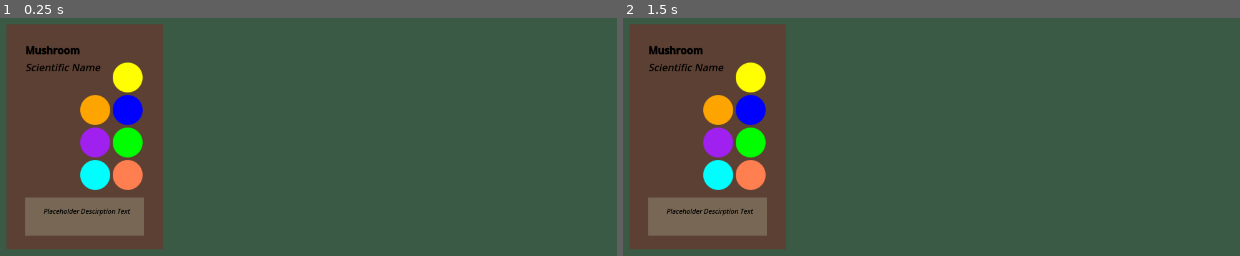
Above: before the commit, frames 1-2 (left to right).
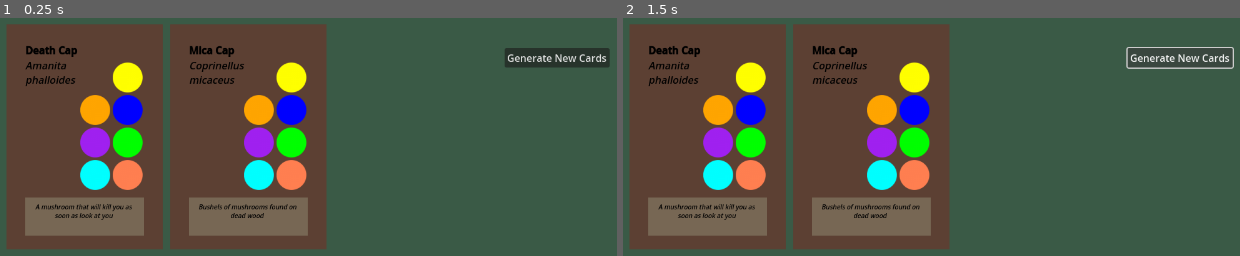
Above: after the commit, the same moments.

Repository: cyschneck/enoki-dokie
Game: Godot game, scene res://scenes/main.tscn
Two runs of this game, one before a commit and one after it. Both use one fixed random seed, a clock stepped at 60 frames per second and the inputs below.
Inputs (mouse positions are in pixels of both pictures, inside the frame that each line leads up to):
- Up to frame 1 (0.25 s): no input
- Up to frame 2 (1.5 s): click (1178, 58) at 0.5 s, where only the run after the commit has a clickable "Generate New Cards"; click (1178, 58) at 1.25 s, where only the run after the commit has a clickable "Generate New Cards"

The runs differ from the first frame. In frame 1, 26% of the frame differs, in the area x 4-99%, y 2-98%; in frame 2, 25%.

Commit message:
mushroom data from json

Diff:
--- /dev/null
+++ b/enoki-dokie/data/mushroom_data.json
@@ -0,0 +1,86 @@
+{
+  "1": {
+	"common name": "mica cap",
+	"scientific name": "coprinellus micaceus",
+	"hymenium type": "gills",
+	"cap shape": "campanulate",
+	"gill type": "adnexed",
+	"stipe type": "bare",
+	"spore color": "black",
+	"ecological type": "saprotrophic",
+	"edible": "edible",
+	"description": "bushels of mushrooms found on dead wood"
+  },
+  "2": {
+	"common name": "fly agaric",
+	"scientific name": "amanita muscaria",
+	"hymenium type": "gills",
+	"cap shape": "flat",
+	"gill type": "free",
+	"stipe type": "ring_volva",
+	"spore color": "white",
+	"ecological type": "mycorrhizal",
+	"edible": "poisonous/psychoactive",
+	"description": "iconic spotted red capped mushroom found in dead wood"
+  },
+  "3": {
+	"common name": "death cap",
+	"scientific name": "amanita phalloides",
+	"hymenium type": "gills",
+	"cap shape": "convex",
+	"gill type": "free",
+	"stipe type": "ring and volva",
+	"spore color": "white",
+	"ecological type": "mycorrhizal",
+	"edible": "deadly",
+	"description": "a mushroom that will kill you as soon as look at you"
+  },
+  "4": {
+	"common name": "velvet foot",
+	"scientific name": "flammulina velutipes",
+	"hymenium type": "gills",
+	"cap shape": "convex",
+	"gill type": "adnate",
+	"stipe type": "bare",
+	"spore color": "white",
+	"ecological type": "saprotrophic",
+	"edible": "choice",
+	"description": "a delicious forest snack which grows in dead trees"
+  },
+  "5": {
+	"common name": "birch polypore",
+	"scientific name": "fomitopsis betulina",
+	"hymenium type": "pores",
+	"cap shape": "none",
+	"gill type": "decurrent",
+	"stipe type": "none",
+	"spore color": "white",
+	"ecological type": "parasitic",
+	"edible": "inedible",
+	"description": "hardy winter over mushroom growing out of birch trees"
+  },
+  "6": {
+	"common name": "jack o'latern",
+	"scientific name": "omphalotus olearius",
+	"hymenium type": "gills",
+	"cap shape": "infundibuliform",
+	"gill type": "decurrent",
+	"stipe type": "bare",
+	"spore color": "yellow",
+	"ecological type": "saprotrophic",
+	"edible": "poisonous",
+	"description": "emits a bioluminescent glow visible known as foxfire"
+  },
+  "7": {
+	"common name": "dryad's saddle",
+	"scientific name": "cerioporus squamosus",
+	"hymenium type": "pores",
+	"cap shape": "depressed",
+	"gill type": "decurrent",
+	"stipe type": "bare",
+	"spore color": "white",
+	"ecological type": "saprotrophic",
+	"edible": "edible",
+	"description": "a large wood hungry mushroom"
+  }
+}
--- a/enoki-dokie/scenes/card.tscn
+++ b/enoki-dokie/scenes/card.tscn
@@ -10,6 +10,30 @@
 offset_right = 250.0
 offset_bottom = 360.0
 color = Color(0.360784, 0.25098, 0.2, 1)
+
+[node name="CommonName" type="RichTextLabel" parent="BackgroundColor"]
+unique_name_in_owner = true
+layout_mode = 2
+offset_left = 30.0
+offset_top = 30.0
+offset_right = 220.0
+offset_bottom = 53.0
+theme_override_colors/default_color = Color(0, 0, 0, 1)
+bbcode_enabled = true
+text = "[b]Test Test Name[/b]"
+fit_content = true
+
+[node name="ScienceName" type="RichTextLabel" parent="BackgroundColor"]
+unique_name_in_owner = true
+layout_mode = 2
+offset_left = 30.0
+offset_top = 54.0
+offset_right = 160.0
+offset_bottom = 77.0
+theme_override_colors/default_color = Color(0, 0, 0, 1)
+bbcode_enabled = true
+text = "[i]Scientific Test[/i]"
+fit_content = true
 
 [node name="MushroomItems" type="GridContainer" parent="BackgroundColor"]
 unique_name_in_owner = true
@@ -56,37 +80,6 @@
 layout_mode = 2
 texture = ExtResource("1_mrost")
 
-[node name="MarginContainer" type="MarginContainer" parent="BackgroundColor"]
-layout_mode = 1
-anchors_preset = 15
-anchor_right = 1.0
-anchor_bottom = 1.0
-grow_horizontal = 2
-grow_vertical = 2
-theme_override_constants/margin_left = 30
-theme_override_constants/margin_top = 30
-theme_override_constants/margin_right = 30
-theme_override_constants/margin_bottom = 30
-
-[node name="VBoxContainer" type="VBoxContainer" parent="BackgroundColor/MarginContainer"]
-layout_mode = 2
-
-[node name="MushroomName" type="RichTextLabel" parent="BackgroundColor/MarginContainer/VBoxContainer"]
-unique_name_in_owner = true
-layout_mode = 2
-theme_override_colors/default_color = Color(0, 0, 0, 1)
-bbcode_enabled = true
-text = "[b]Test Test Name[/b]"
-fit_content = true
-
-[node name="ScienceName" type="RichTextLabel" parent="BackgroundColor/MarginContainer/VBoxContainer"]
-unique_name_in_owner = true
-layout_mode = 2
-theme_override_colors/default_color = Color(0, 0, 0, 1)
-bbcode_enabled = true
-text = "[i]Scientific Test[/i]"
-fit_content = true
-
 [node name="ColorRect" type="ColorRect" parent="BackgroundColor"]
 layout_mode = 2
 anchor_left = 0.12
@@ -99,13 +92,16 @@
 metadata/_edit_use_anchors_ = true
 
 [node name="Description" type="RichTextLabel" parent="BackgroundColor/ColorRect"]
+unique_name_in_owner = true
 layout_mode = 1
 anchors_preset = 14
 anchor_top = 0.5
 anchor_right = 1.0
 anchor_bottom = 0.5
-offset_top = -23.0
-offset_bottom = 23.0
+offset_left = 7.0
+offset_top = -22.5001
+offset_right = -10.0
+offset_bottom = 23.4999
 grow_horizontal = 2
 grow_vertical = 2
 theme_override_colors/default_color = Color(0, 0, 0, 1)
--- a/enoki-dokie/scenes/main.tscn
+++ b/enoki-dokie/scenes/main.tscn
@@ -1,9 +1,15 @@
-[gd_scene load_steps=2 format=3 uid="uid://b8fivjwhsyau0"]
+[gd_scene load_steps=4 format=3 uid="uid://b8fivjwhsyau0"]
 
 [ext_resource type="PackedScene" uid="uid://bekpntneif28c" path="res://scenes/card.tscn" id="1_6cfgi"]
+[ext_resource type="Script" path="res://scripts/card_manager.gd" id="1_xhe5c"]
+[ext_resource type="Script" path="res://scripts/test_button.gd" id="2_xmf1o"]
 
 [node name="Main" type="Node2D"]
 metadata/_edit_lock_ = true
+
+[node name="CardManager" type="Node" parent="."]
+unique_name_in_owner = true
+script = ExtResource("1_xhe5c")
 
 [node name="Background" type="ColorRect" parent="."]
 offset_right = 1280.0
@@ -11,5 +17,32 @@
 color = Color(0.228734, 0.353555, 0.275762, 1)
 metadata/_edit_lock_ = true
 
-[node name="Card" parent="." instance=ExtResource("1_6cfgi")]
+[node name="Button" type="Button" parent="."]
+offset_left = 1001.0
+offset_top = 325.0
+offset_right = 1009.0
+offset_bottom = 333.0
+text = "Generate New Cards"
+script = ExtResource("2_xmf1o")
+
+[node name="DeathCap" parent="." instance=ExtResource("1_6cfgi")]
 position = Vector2(204, 287)
+commonName = "Death Cap"
+scientificName = "Amanita phalloides"
+mushhroomDescription = "A mushroom that will kill you as soon as look at you"
+capType = 2
+edibleType = 3
+gillType = 4
+stipeType = 3
+
+[node name="MicaCap" parent="." instance=ExtResource("1_6cfgi")]
+position = Vector2(466, 287)
+commonName = "Mica Cap"
+scientificName = "Coprinellus micaceus"
+mushhroomDescription = "Bushels of mushrooms found on dead wood"
+ecologicalType = 1
+edibleType = 4
+gillType = 1
+sporeColor = 5
+
+[connection signal="pressed" from="Button" to="Button" method="_on_pressed"]
--- a/enoki-dokie/scripts/card.gd
+++ b/enoki-dokie/scripts/card.gd
@@ -9,9 +9,8 @@
 enum ECOLOGICAL_TYPE{MYCORRHIZAL, SAPROTROPHIC, PARASITIC}
 enum EDIBLE_TYPE{POISONOUS, PSYCHOACTIVE, CHOICE, DEADLY, EDIBLE, ALLERGENIC, INEDIBLE, UNKNOWN}
 
-@export var cardName: String = "Default Card Name"
-@export var mushroomName: String = "[b]Mushroom[/b]"
-@export var scientificName: String = "[i]Scientific Name[/i]"
+@export var commonName: String = "Common Name"
+@export var scientificName: String = "Scientific Name"
 @export var mushhroomDescription: String = "Placeholder Description Text"
 
 @export var capType: CAP_TYPE
@@ -20,15 +19,19 @@
 @export var gillType: GILL_TYPE
 @export var hymeniumType: HYMENIUM_TYPE
 @export var sporeColor: SPORE_COLOR
+@export var stipeType: STIPE_TYPE
 
 @onready var mushroom_items: GridContainer = %MushroomItems
-@onready var mushroom_name: RichTextLabel = %MushroomName
+@onready var common_name: RichTextLabel = %CommonName
 @onready var science_name: RichTextLabel = %ScienceName
+@onready var description: RichTextLabel = %Description
 
 func _ready() -> void:
-	mushroom_name.text = mushroomName
-	science_name.text = scientificName
+	common_name.text = "[b]" + commonName + "[/b]"
+	science_name.text = "[i]" + scientificName + "[/i]"
+	description.text = "[center][i]" + mushhroomDescription + "[/i][/center]"
 
+	# set mushroom features
 	for item in mushroom_items.get_children():
 		match item.name:
 			"CapType":
--- /dev/null
+++ b/enoki-dokie/scripts/card_manager.gd
@@ -0,0 +1,13 @@
+extends Node
+
+var cards: Dictionary
+
+const MUSHROOM_JSON_DATA = "res://data/mushroom_data.json"
+
+func _ready() -> void:
+	load_json_data(MUSHROOM_JSON_DATA)
+
+func load_json_data(file_path: String):
+	var data_file = FileAccess.open(file_path, FileAccess.READ)
+	var results = JSON.parse_string(data_file.get_as_text())
+	cards = results
--- /dev/null
+++ b/enoki-dokie/scripts/test_button.gd
@@ -0,0 +1,7 @@
+extends Button
+
+@onready var card_manager: Node = %CardManager
+@onready var CardScene: PackedScene = preload("res://scenes/card.tscn")
+
+func _on_pressed() -> void:
+	print(card_manager.cards)
